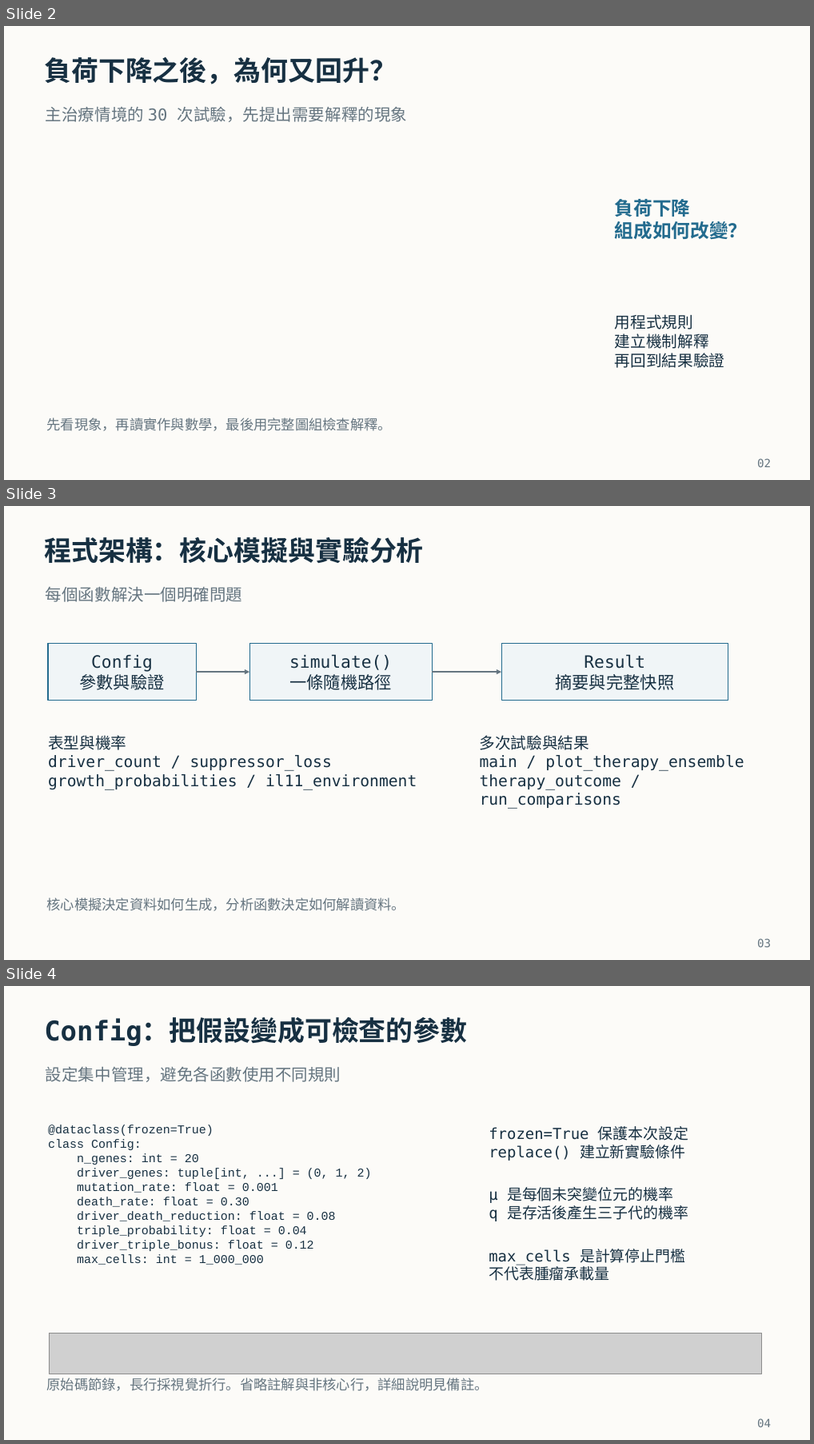
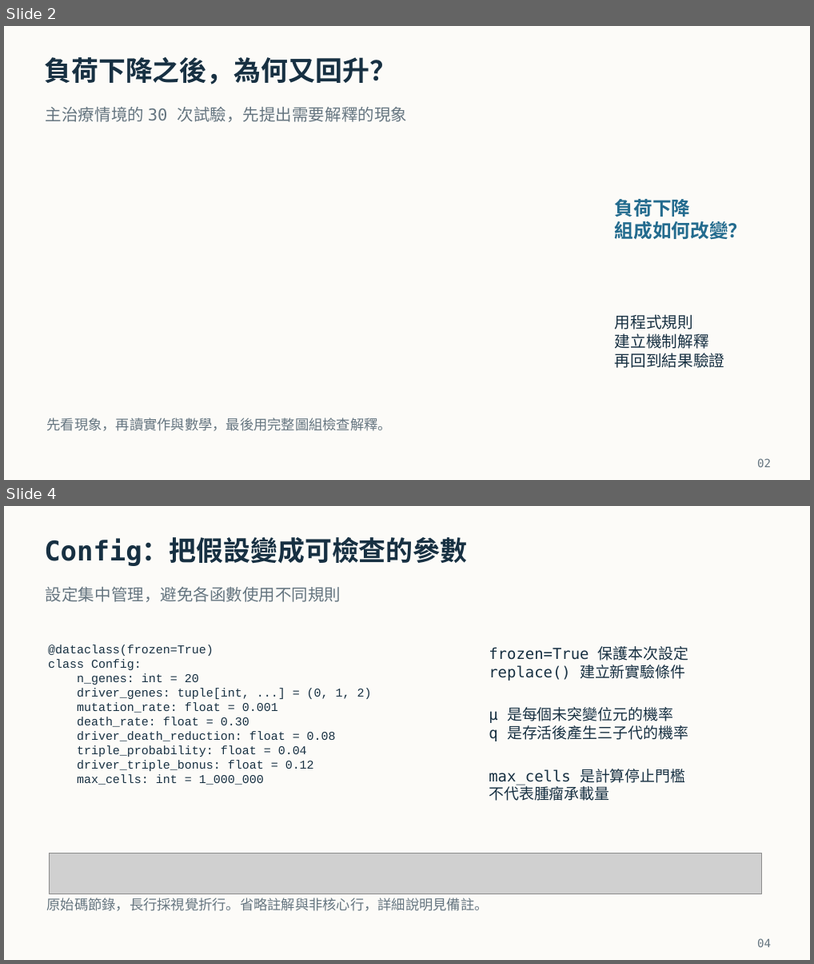
Before and after one commit to astcgt/bme6120-tumor-modeling, a slide deck: outputs/presentations/tumor_markov_code_results_zh_tw_v10.pptx. Shown one above the other, each under a label of ours: slides 2, 3 and 4 before the commit, slides 2 and 4 after it; the slides between them are not shown. The pictures are 814x1444 and 814x964 pixels, drawn with LibreOffice and Linux fonts; fonts in the diff are those of the drawing; grey boxes stand for pictures. Boxes give left, top, right and bottom in pixels: in the first picture for what was removed or moved away, otherwise in the second. Text is boxed around its words. In the diff, an @@ line names an element or a change of style, - is before the commit and + after.

Commit message:
Split code into model, experiments, analysis, plotting and a thin main
- simulation.py holds only the model (Config, phenotypes, growth
  probabilities, mutation, simulate, therapy_outcome) for explaining the code.
- experiments.py runs the model under each condition, summarizes trials and
  reads/writes data; analysis.py holds formulas derived from the model rules.
- Plotting is grouped by topic in plot_results/model/phase/genotype/therapy.py
  with shared setup in plot_style.py; each style first restores Matplotlib's
  initial settings so one process reproduces the separate-script figures.
- main.py calls one short function per step (--only, --analyses).
- Functions that computed and plotted were split; every regenerated CSV,
  JSON and PNG is byte-identical to the previous outputs.
- Tests move to test_simulation.py and check ensemble statistics directly;
  the deck reads excerpts from simulation.py / experiments.py.

```diff
--- a/outputs/presentations/tumor_markov_code_results_zh_tw_v10.pptx
+++ b/outputs/presentations/tumor_markov_code_results_zh_tw_v10.pptx
@@ slide 3 removed at (x1=4, y1=506, x2=810, y2=960), background #FCFBF8 @@
@@ text removed at (x1=44, y1=537, x2=423, y2=563) @@
-程式架構：核心模擬與實驗分析
@@ text removed at (x1=46, y1=587, x2=242, y2=602) @@
-每個函數解決一個明確問題
@@ rectangle removed at (x1=48, y1=644, x2=196, y2=700) @@
-Config
-參數與驗證
@@ rectangle removed at (x1=250, y1=644, x2=432, y2=700) @@
-simulate()
-一條隨機路徑
@@ rectangle removed at (x1=502, y1=644, x2=729, y2=700) @@
-Result
-摘要與完整快照
@@ arrow removed from (196, 672) to (250, 672) @@
@@ arrow removed from (432, 672) to (502, 672) @@
@@ text removed at (x1=48, y1=735, x2=417, y2=790) @@
-表型與機率
-driver_count / suppressor_loss
-growth_probabilities / il11_environment
@@ text removed at (x1=480, y1=735, x2=744, y2=808) @@
-多次試驗與結果
-main / plot_therapy_ensemble
-therapy_outcome / run_comparisons
@@ text removed at (x1=47, y1=897, x2=406, y2=911) @@
-核心模擬決定資料如何生成，分析函數決定如何解讀資料。
@@ text removed at (x1=758, y1=938, x2=771, y2=947) @@
-03
```
Also in this commit, not shown: 2 slides changed, 1 slide added, 21 other files.
